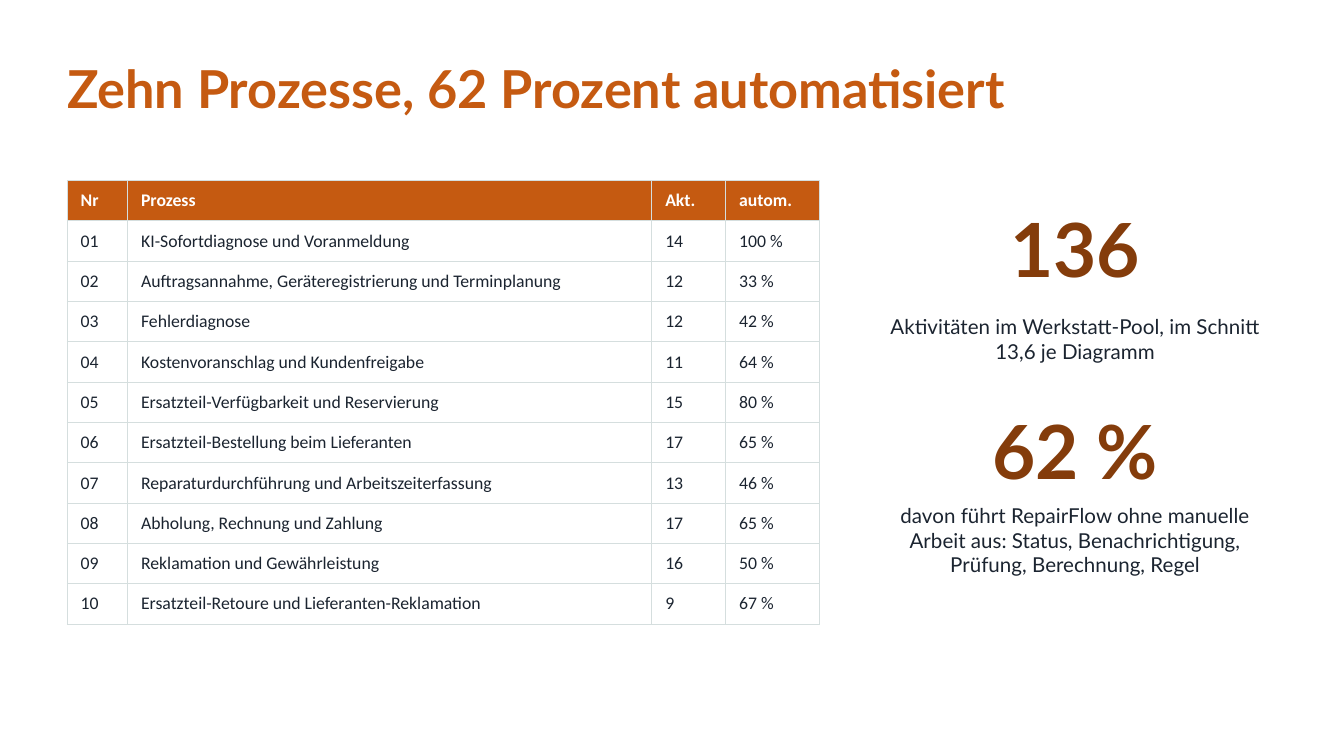
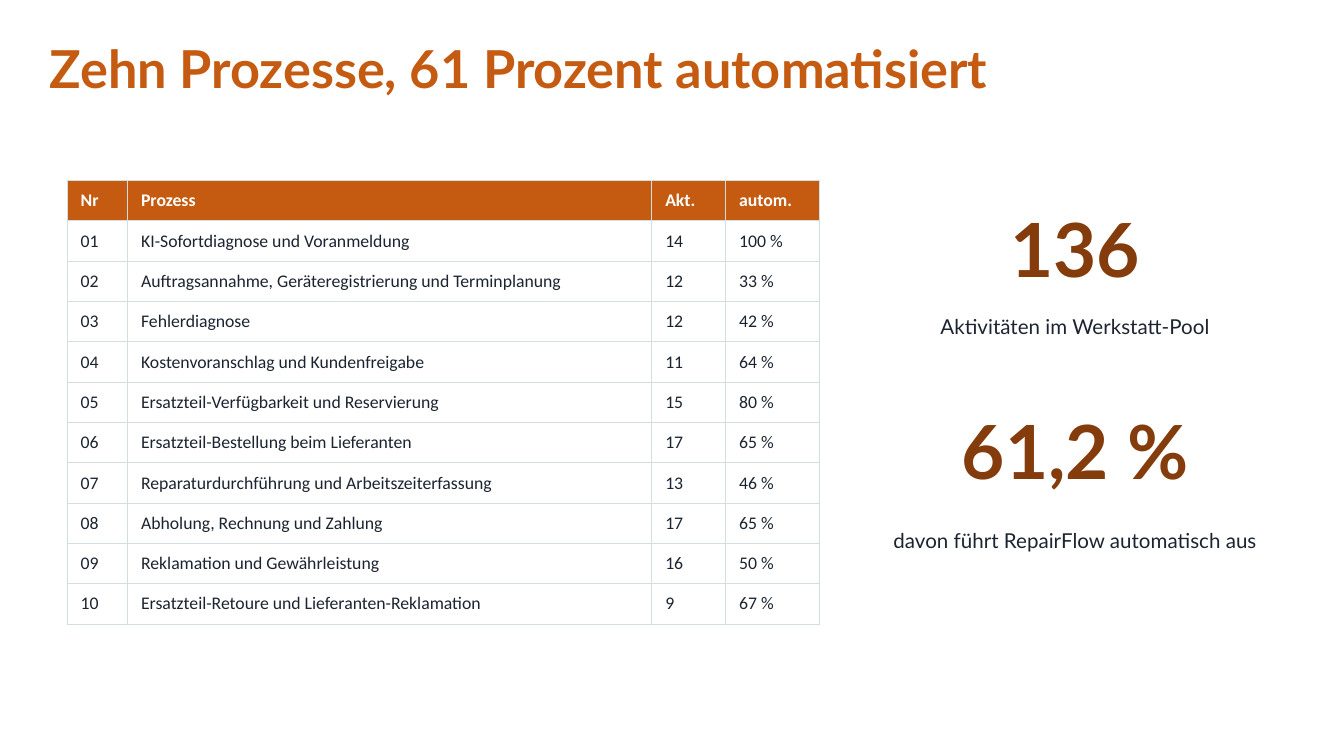
Before and after one commit to jakobschwan123-cmd/casestudy-semester-3, a slide deck: slide 22 of 4_praesentation/Abschlusspraesentation.pptx (slide 11 before the commit). Drawn at 1344x756 pixels with LibreOffice and Linux fonts; fonts in the diff are those of the drawing. Boxes give left, top, right and bottom in pixels: in the first picture for what was removed or moved away, otherwise in the second. Text is boxed around its words. In the diff, an @@ line names an element or a change of style, - is before the commit and + after.

```diff
--- a/4_praesentation/Abschlusspraesentation.pptx
+++ b/4_praesentation/Abschlusspraesentation.pptx
@@ text at <box>50,49,988,96</box>: text changed @@
-Zehn Prozesse, 62 Prozent automatisiert
+Zehn Prozesse, 61 Prozent automatisiert
@@ text "Zehn Prozesse, 61 Prozent automatisiert" at <box>50,49,988,96</box>: vertical alignment middle to top @@
@@ text at <box>940,319,1209,334</box>: text changed @@
-Aktivitäten im Werkstatt-Pool, im Schnitt 13,6 je Diagramm
+Aktivitäten im Werkstatt-Pool
@@ text at <box>962,424,1109,490</box>: text changed; text colour #843C0B to #843C0C @@
-62 %
+61,2 %
@@ text at <box>893,533,1257,552</box>: text changed @@
-davon führt RepairFlow ohne manuelle Arbeit aus: Status, Benachrichtigung, Prüfung, Berechnung, Regel
+davon führt RepairFlow automatisch aus
```
Also in this commit, not shown: 13 other slides changed, 14 slides added, 3 slides removed.
